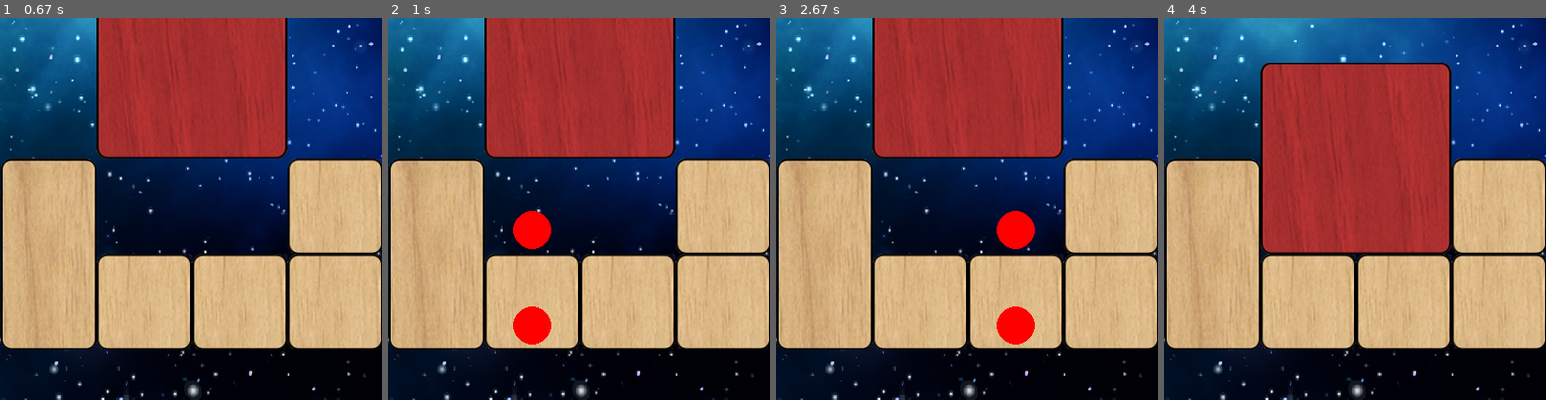
Above: before the commit, frames 1-4 (left to right).
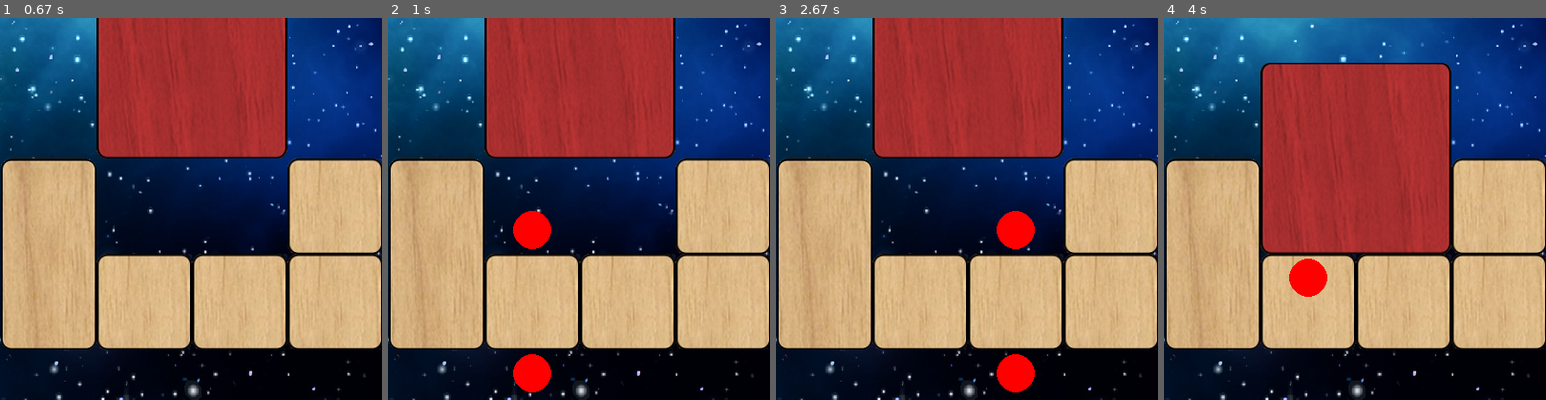
Above: after the commit, the same moments.

Repository: Fialken/Klotski
Game: pygame game, started from teste pygame.py
The game is run twice, just before and just after one commit, with the same random seed, the same clock (stepped at 60 frames per second) and the same inputs.
Inputs (mouse positions are % of the whole screen's width and height, from its top left):
- Up to frame 1 (0.67 s): no input
- Up to frame 2 (1 s): click (46, 54) at 0.88 s
- Up to frame 3 (2.67 s): click (26, 51) at 1.72 s; click (62, 59) at 2.55 s
- Up to frame 4 (4 s): click (47, 33) at 3.45 s; click (76, 66) at 3.78 s
The pictures show only the part of the screen within x 25-75%, y 19-69%; the shares and areas given below are measured in that part.

Frame 1 is identical in both runs. In frame 2, 1.5% of the frame differs, in the area x 32-43%, y 75-98%; in frame 3, 1.5%; in frame 4, 0.8%.

Commit message:
Update teste pygame.py

Diff:
--- a/teste pygame.py
+++ b/teste pygame.py
@@ -39,7 +39,7 @@
 
 
     def move_up(self,piece): #mover as peças para cima
-        #state = Klostki(self.board,self.pieces, self.move_history)
+
         p = piece
         if p>0:
             if p%2==0: #mover as verticais
@@ -84,7 +84,7 @@
             return None
 
     def move_down(self,piece):
-        #state = Klostki(self.board, self.pieces, self.move_history)
+
         p = piece
         if p>0:
             if p%2==0: #mover as verticais
@@ -129,7 +129,7 @@
             return None
 
     def move_left(self,piece):
-        #state = Klostki(self.board, self.pieces, self.move_history)
+
         p = piece
         if p>0:
             if p%2==0:
@@ -173,7 +173,7 @@
             return None
 
     def move_right(self,piece):
-        #state = Klostki(self.board, self.pieces, self.move_history)
+
         p = piece
         if p>0:
             if p%2==0:
@@ -218,14 +218,20 @@
 
 
     def mover(self,p,row,col):
+        #move_up
         if self.pieces[p][0]-1==row and self.pieces[p][1]==col:
             return self.move_up(p)
-        if self.pieces[p][0]+1==row and self.pieces[p][1]==col:
-            return self.move_down(p)
+        #move_left
         if self.pieces[p][0]==row and self.pieces[p][1]-1==col:
             return self.move_left(p)
-        if self.pieces[p][0]==row and self.pieces[p][1]+1==col:
+
+        #move_down
+        if (self.pieces[p][0]+1==row and self.pieces[p][1]==col) or (self.pieces[p][0]+2==row and self.pieces[p][1]==col):
+            return self.move_down(p)
+        #move_right
+        if (self.pieces[p][0]==row and self.pieces[p][1]+1==col) or (self.pieces[p][0]==row and self.pieces[p][1]+2==col):
             return self.move_right(p)
+        return None
 
 
 
@@ -283,71 +289,6 @@
                 pieces[piece_id] = (i, j) # pieces[2] = (1, 0)
     return pieces
 
-def bfs(problems):
-
-
-    queue = [problems]
-
-    while queue:
-        board = queue.pop(0)
-
-        if board.test_goal():
-            resultados=board
-            break
-
-        for child in board.children():
-
-            queue.append(child)
-
-
-    return resultados
-
-def h1(board):
-    mid_of_board=(len(board.board[0])//2)-1
-    if board.pieces[1]==(len(board.board)-2,mid_of_board):
-        return 0
-    else:
-        peças = []
-        for i in range(-2,0):
-            for j in range(mid_of_board,mid_of_board+2):
-                if board.board[i][j] != 0 and board.board[i][j] != 1 and board.board[i][j] not in peças:
-                    peças.append(board.board[i][j])
-        return len(peças)+1
-
-
-def h2(board):
-    # heuristic function 2
-    # returns the sum of manhattan distances from incorrect placed pieces to their correct place
-
-    mid_of_board=(len(board.board[0])//2)-1
-    row,col = board.pieces[1]
-    h2 = abs(len(board.board)-2-row) + abs(mid_of_board-col) +(h1(board)-1)
-
-    return h2
-
-
-def greedy_search(problem, heuristic):
-    # problem (NPuzzleState) - the initial state
-    # heuristic (function) - the heuristic function that takes a board (matrix), and returns an integer
-    setattr(Klostki, "__lt__", lambda self, other: heuristic(self) < heuristic(other))
-    states = [problem]
-    visited = set() # to not visit the same state twice
-
-
-    while states:
-        current=heapq.heappop(states)
-        visited.add(current)
-
-        if current.test_goal():
-            # found the best solution
-            return current
-
-        for child in current.children():
-            if child not in visited:
-                heapq.heappush(states, child)
-
-    return None
-
 
 
 #//////////////////////////////////////////////////////////////////////////////////////////////////////////////////////////////////////////////////////
@@ -382,48 +323,25 @@
 FINAL_BLOCK_IMAGE = pygame.image.load(os.path.join("Assets", "final.png"))
 
 
-'''
-def draw_window(vertical,horizontal,individual,final):
-    WINDOW.fill(WHITE)
-    WINDOW.blit(INDIVIDUAL_BLOCK_IMAGE,(individual.x,individual.y))
-    WINDOW.blit(VERTICAL_BLOCK_IMAGE,(vertical.x,vertical.y))
-    WINDOW.blit(HORIZONTAL_BLOCK_IMAGE,(horizontal.x,horizontal.y))
-    WINDOW.blit(FINAL_BLOCK_IMAGE,(final.x,final.y))
-    pygame.display.update()
-
-def vertical_handle_movemente(keys_pressed,vertical):
-    if keys_pressed[pygame.K_a]: #LEFT
-        vertical.x -= VEL
-    if keys_pressed[pygame.K_d]: #LEFT
-        vertical.x += VEL
-    if keys_pressed[pygame.K_w]: #LEFT
-        vertical.y -= VEL
-    if keys_pressed[pygame.K_s]: #LEFT
-        vertical.y += VEL
-
-def final_handle_movemente(keys_pressed,final):
-    if keys_pressed[pygame.K_LEFT]: #LEFT
-        final.x -= VEL
-    if keys_pressed[pygame.K_RIGHT]: #LEFT
-        final.x += VEL
-    if keys_pressed[pygame.K_UP]: #LEFT
-        final.y -= VEL
-    if keys_pressed[pygame.K_DOWN]: #LEFT
-        final.y += VEL
-'''
-
 def get_position(nivel,pos):
     x,y=pos[0],pos[1]
+    if (x-margem_x) // 100>len(nivel.board[0])-1 or (y-margem_y) // 100 > len(nivel.board)-1:
+        return 999,999
     row= min((y-margem_y) // 100,len(nivel.board)-1)
     col= min((x-margem_x) // 100,len(nivel.board[0])-1)
     if row < 0 or col <0:
-        return 0,0
+        return 999,999
     return row, col # x, y
+
+
+
 
 margem_y=100
 if len(nivel.board[0])==4: #controlo do x
     margem_x=200
 else: margem_x=100
+
+
 
 def desenhar_problema(self):
     for p in self.pieces:
@@ -442,6 +360,8 @@
             piece =pygame.Rect(100*self.pieces[p][1]+margem_x,100*self.pieces[p][0]+margem_y,BLOCK_WIDTH,BLOCK_HEIGHT)
             WINDOW.blit(INDIVIDUAL_BLOCK_IMAGE,(piece.x,piece.y))
 
+
+
 def desenhar_moves(self): #desenha onde são as possiveis jogadas
     p=self.escolhida
     if p:
@@ -449,27 +369,31 @@
             if func==self.move_up:
                 pygame.draw.circle(WINDOW, RED, (100*self.pieces[p][1]+margem_x+50, 100*self.pieces[p][0]+margem_y-25), 20)
 
+            if func==self.move_left:
+                pygame.draw.circle(WINDOW, RED, (100*self.pieces[p][1]+margem_x-25, 100*self.pieces[p][0]+margem_y+50), 20)
+
             if func==self.move_right:
                 if p==1 or (p>0 and p%2!=0):
                     pygame.draw.circle(WINDOW, RED, (100*self.pieces[p][1]+margem_x+225, 100*self.pieces[p][0]+margem_y+50), 20)
                 else: pygame.draw.circle(WINDOW, RED, (100*self.pieces[p][1]+margem_x+125, 100*self.pieces[p][0]+margem_y+50), 20)
+
             if func==self.move_down:
                 if p==1 or (p>0 and p%2==0):
                     pygame.draw.circle(WINDOW, RED, (100*self.pieces[p][1]+margem_x+50, 100*self.pieces[p][0]+margem_y+225), 20)
 
-                else:
-                    pygame.draw.circle(WINDOW, RED, (100*self.pieces[p][1]+margem_x+50, 100*self.pieces[p][0]+margem_y+75), 20)
-
-            if func==self.move_left:
-                pygame.draw.circle(WINDOW, RED, (100*self.pieces[p][1]+margem_x-25, 100*self.pieces[p][0]+margem_y+50), 20)
+                else: pygame.draw.circle(WINDOW, RED, (100*self.pieces[p][1]+margem_x+50, 100*self.pieces[p][0]+margem_y+125), 20)
+
+
 
 def piece_chosen(self,row,col):
     piece=self.board[row][col]
 
     if self.escolhida:
         p=self.escolhida
-        self.mover(p,row,col)
-        self.escolhida= None
+        if self.mover(p,row,col):
+            self.mover(p,row,col)
+            self.escolhida= None
+            row,col=None,None
 
 
 
@@ -478,11 +402,10 @@
         self.possible_moves=[]
         functions = [self.move_up, self.move_down, self.move_left, self.move_right]
         for func in functions:
-            move = func(piece)
+            move = deepcopy(func(piece))
             if move:
                 self.possible_moves.append(func)
-        return True
-    return False
+
 
 
 
@@ -513,6 +436,8 @@
             if event.type == pygame.MOUSEBUTTONDOWN:
                 pos = pygame.mouse.get_pos()
                 row,col=get_position(game,pos)
+                if row==999 or col==999:#caso nao seja selecionada um espaço do tabuleiro
+                    break
                 piece_chosen(game,row,col)
 
 
